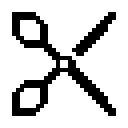
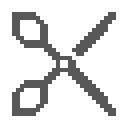
The second 128 × 128 image is a revision of the first. Changes to its layers:
painted on "Слой" over [12, 12, 116, 116]
